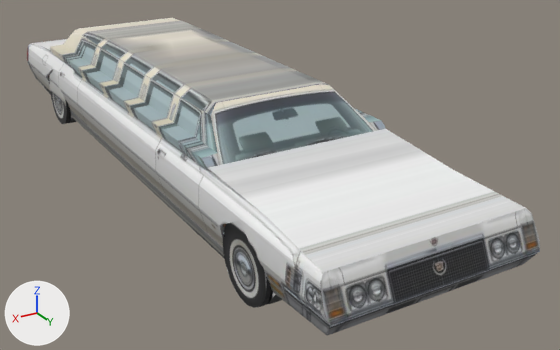
The glTF model godot_project/remake/vehicles/limousine.glb as it was, and as the next commit left it.
The view is the same before and after, from a 50 mm camera at (3.41, 7.2, 3.35) aimed at (-0.54, 0.62, 0.06). The lights are fixed; the arrows at lower left show +X, +Y and +Z. The picture after the commit comes second. Where no turn or scale is listed for an object, it has been applied to the vertices. Vertices at exactly the same position are counted once.

The older version as bpy lines, for what is in view:
```python
me_limousine = bpy.data.meshes.new('limousine')
me_limousine.from_pydata(...)  # 332 vertices, 660 faces; spans x -0.99..0.99, y -3.75..3.75, z 0.08..1.29
# faces by material slot: [515, 145]
me_limousine.materials.append(mat_limousine_body)  # picture img_atlas
me_limousine.materials.append(mat_underside)  # black #222224
me_wheel_br = bpy.data.meshes.new('wheel_BR')
me_wheel_br.from_pydata(...)  # 56 vertices, 108 faces; spans x -0.075..0.075, y -0.356..0.356, z -0.356..0.356
# faces by material slot: [26, 82]
me_wheel_br.materials.append(mat_limousine_body)  # picture img_atlas
me_wheel_br.materials.append(mat_tyre)  # black #262628
me_wheel_fr = bpy.data.meshes.new('wheel_FR')
me_wheel_fr.from_pydata(...)  # 56 vertices, 108 faces; spans x -0.075..0.075, y -0.356..0.356, z -0.356..0.356
# faces by material slot: [26, 82]
me_wheel_fr.materials.append(mat_limousine_body)  # picture img_atlas
me_wheel_fr.materials.append(mat_tyre)  # black #262628
ob_limousine = bpy.data.objects.new('limousine', me_limousine)
ob_limousine.location = (0.0, 0.0, 0.0)
ob_wheel_br = bpy.data.objects.new('wheel_BR', me_wheel_br)
ob_wheel_br.location = (0.872, -2.427, 0.356)
ob_wheel_fr = bpy.data.objects.new('wheel_FR', me_wheel_fr)
ob_wheel_fr.location = (0.872, 2.544, 0.356)
```
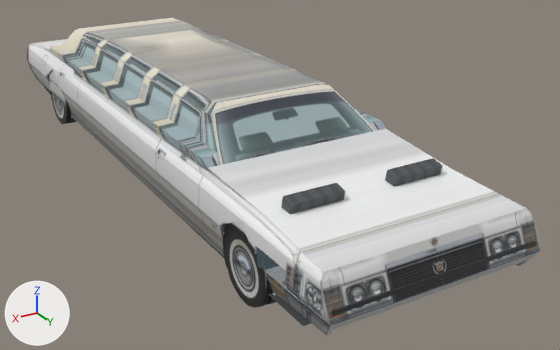
The change in detail:
Picture 'limousine_gauges' (img_limousine_gauges) is new.
Picture 'limousine_carpet' (img_limousine_carpet) is new.
Picture 'limousine_seat' (img_limousine_seat) is new.
Material 'liner' (mat_liner) is new.
Its base color is (0.552, 0.565, 0.552) (light grey #c4c6c4).
Its roughness is 0.8.
Material 'glass' (mat_glass) is new.
Its base color is (0.188, 0.305, 0.376) (blue #7896a5).
Its roughness is 0.05.
Its alpha is 0.32.
Material 'chrome' (mat_chrome) is new.
Its base color is (0.578, 0.578, 0.61) (light grey #c8c8cd).
Its metallic is 0.9.
Its roughness is 0.25.
Material 'gauges' (mat_gauges) is new.
Its texture is img_limousine_gauges.
Its roughness is 0.4.
Material 'black_rubber' (mat_black_rubber) is new.
Its base color is (0.013, 0.013, 0.0144) (black #1e1e20).
Its roughness is 0.7.
Material 'dash' (mat_dash) is new.
Its base color is (0.0343, 0.0369, 0.0395) (dark grey #343638).
Its roughness is 0.6.
Material 'carpet' (mat_carpet) is new.
Its texture is img_limousine_carpet.
Its roughness is 0.95.
Material 'seat' (mat_seat) is new.
Its texture is img_limousine_seat.
Its roughness is 0.7.
me_limousine is used by ob_limousine; location (0.0, 0.0, 0.0).
me_limousine had 332 vertices, 660 faces and spanned x -0.99..0.99, y -3.75..3.75, z 0.08..1.29.
me_limousine now has 416 vertices, 836 faces and spans x -0.99..0.99, y -3.75..3.75, z 0.08..1.29.
me_limousine part 1: 6 vertices removed from x -0.99..0.99, y 2.8..2.89, z 0.49..0.56; 90 vertices added at x -0.99..0.99, y 2.79..3.69, z 0.29..0.78.
me_limousine part 2: 1 face spanning x -0.96..0.96, y 3.73..3.75, z 0.47..0.49 switches from mat_limousine_body (picture img_atlas) to mat_liner (light grey #c4c6c4).
me_limousine gains material mat_liner (light grey #c4c6c4).
Mesh me_limousine_cabin is new.
It has 318 vertices, 560 faces and spans x -0.96..0.96, y 2.68..3.72, z 0.22..0.96.
Faces by material slot: [4, 48, 2, 12, 2, 56, 436].
It uses material mat_glass (blue #7896a5).
It uses material mat_seat (picture img_limousine_seat).
It uses material mat_carpet (picture img_limousine_carpet).
It uses material mat_dash (dark grey #343638).
It uses material mat_gauges (picture img_limousine_gauges).
It uses material mat_chrome (light grey #c8c8cd).
It uses material mat_black_rubber (black #1e1e20).
Object 'limousine_cabin' (ob_limousine_cabin) is new; it shows me_limousine_cabin.
Its location is (0.0, 0.0, 0.0).

Where the change shows, as pixel boxes [x1, y1, x2, y2] in the pictures (560 x 350 px):
'limousine_cabin', added (mostly hidden): after [257, 158, 536, 326]
    faces in mat_seat (picture img_limousine_seat): [281, 158, 443, 214]
    faces in mat_dash (dark grey #343638): [332, 241, 536, 316]
    faces in mat_glass (blue #7896a5): [257, 247, 288, 291]
    faces in mat_carpet (picture img_limousine_carpet): [268, 293, 311, 326]
part 1 of me_limousine, cut back: before [240, 221, 327, 334]; after [240, 221, 536, 336]
part 2 of me_limousine, recoloured: [337, 252, 538, 324] in both
